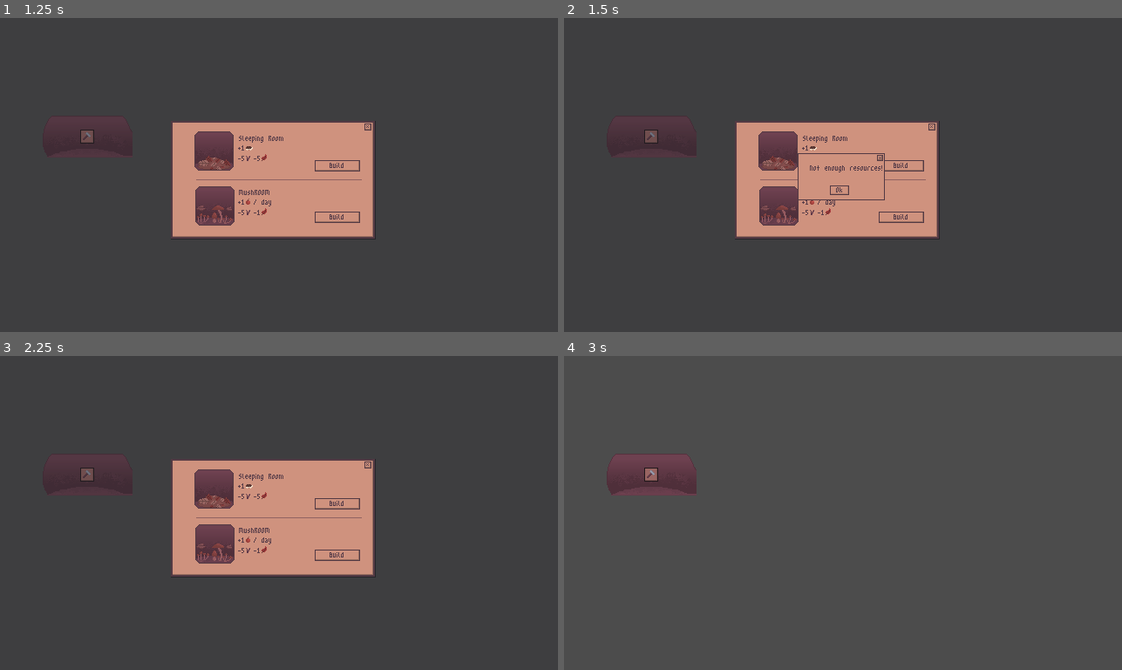
Above: before the commit, frames 1-4 (two rows, left to right).
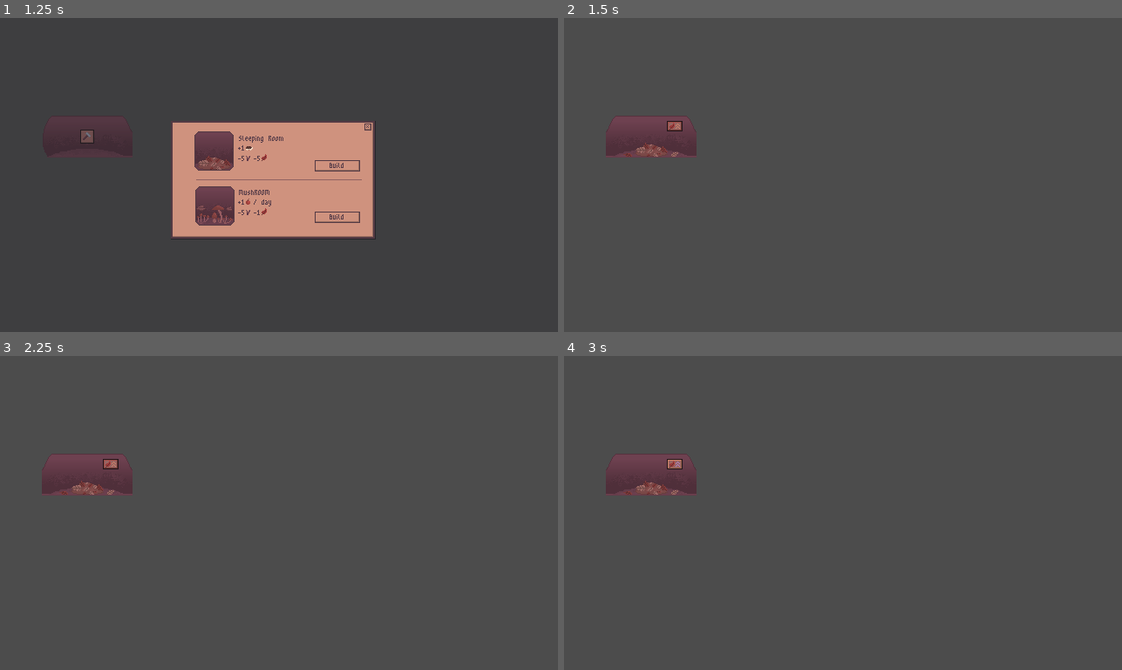
Above: after the commit, the same moments.

Repository: Soleod/G_CozyAutumnGameJam
Game: Godot game, scene res://Scenes/Room/Room.tscn
Two runs of this game, one before a commit and one after it. Both use one fixed random seed, a clock stepped at 60 frames per second and the inputs below. This scene is started directly instead of the project's main scene.
Inputs (mouse positions are in pixels of both pictures, inside the frame that each line leads up to):
- Up to frame 1 (1.25 s): tap Enter at 0.5 s; move the mouse to (89, 137) at 0.52 s; click (89, 137) at 0.67 s; tap Space at 0.77 s
- Up to frame 2 (1.5 s): click "Build" at 1.25 s
- Up to frame 3 (2.25 s): click (273, 528) at 2 s, where only the run before the commit has a clickable "Ok"
- Up to frame 4 (3 s): click (675, 462) at 2.77 s

Frame 1 is identical in both runs. In frame 2, 13% of the frame differs, in the area x 7-68%, y 31-71%; in frame 3, 13%; in frame 4, 0.3%.

Commit message:
Dialog fix and balance 3

Diff:
--- a/Scenes/Dialog.tscn
+++ b/Scenes/Dialog.tscn
@@ -23,6 +23,8 @@
 margin_top = 37.0
 margin_right = 59.0
 margin_bottom = 48.0
+focus_mode = 0
+enabled_focus_mode = 0
 texture_normal = ExtResource( 2 )
 
 [node name="Label" type="Label" parent="Ok"]
@@ -39,6 +41,8 @@
 margin_top = 2.0
 margin_right = 98.0
 margin_bottom = 9.0
+focus_mode = 0
+enabled_focus_mode = 0
 texture_normal = ExtResource( 4 )
 
 [node name="DialogText" type="Label" parent="."]
--- a/Scenes/Expeditions.gd
+++ b/Scenes/Expeditions.gd
@@ -25,8 +25,8 @@
 	expeditionButton.show()
 	match(randi() % 3):
 		0:
-			GameManager.add_sticks((randi() % 9 + 4))
+			GameManager.add_sticks((randi() % 5 + 4))
 		1:
-			GameManager.add_leaves((randi() % 5 + 2))
+			GameManager.add_leaves((randi() % 3 + 2))
 		2:
-			GameManager.add_food((randi() % 21 + 10))
+			GameManager.add_food((randi() % 11 + 10))
--- a/Scenes/GameManager.gd
+++ b/Scenes/GameManager.gd
@@ -21,8 +21,8 @@
 var PauseButton: TextureButton
 
 var food: int = 10
-var sticks: int = 0
-var leaves: int = 0
+var sticks: int = 10
+var leaves: int = 6
 var hedgehogs: int = 1
 
 var hour: int = 2
--- a/Scenes/Room/Room.gd
+++ b/Scenes/Room/Room.gd
@@ -32,7 +32,7 @@
 	outsidePanel = $CanvasLayer/OutsidePanel
 	roomSprite = $Sprite
 	roomShader = roomSprite.material
-	notEnoughResDialog = $CanvasLayer/NotEnoughRes
+	notEnoughResDialog = $CanvasLayer/OutsidePanel/NotEnoughRes
 	upgradeButton = $UpgradeButton
 
 	upgrade1 = load("res://Art/Shroom Room/AddLeaves_1.png")
@@ -114,7 +114,6 @@
 func _on_BuildingPanel_build_room(buildingName):
 
 	var room = getRoomProperties(buildingName)
-	roomType = buildingName
 
 	if GameManager.sticks < room.costSticks:
 		notEnoughResDialog.show()
@@ -127,6 +126,7 @@
 	GameManager.remove_sticks(room.costSticks)
 	GameManager.remove_leaves(room.costLeaves)
 	lodging = room.hedgehogGain
+	roomType = buildingName
 	print("GAIN: " + str(lodging))
 	for x in range(lodging):
 		print("DSADSA")
--- a/Scenes/Room/Room.tscn
+++ b/Scenes/Room/Room.tscn
@@ -339,7 +339,7 @@
 margin_bottom = 48.0
 texture = ExtResource( 12 )
 
-[node name="NotEnoughRes" parent="CanvasLayer" instance=ExtResource( 20 )]
+[node name="NotEnoughRes" parent="CanvasLayer/OutsidePanel" instance=ExtResource( 20 )]
 visible = false
 margin_left = 268.0
 margin_top = 155.0
@@ -347,11 +347,11 @@
 margin_bottom = 209.0
 dialogText = "Not enough resources!"
 
-[node name="TextureRect" parent="CanvasLayer/NotEnoughRes" index="0"]
+[node name="TextureRect" parent="CanvasLayer/OutsidePanel/NotEnoughRes" index="0"]
 margin_right = 100.0
 margin_bottom = 54.0
 
-[node name="DialogText" parent="CanvasLayer/NotEnoughRes" index="3"]
+[node name="DialogText" parent="CanvasLayer/OutsidePanel/NotEnoughRes" index="3"]
 margin_left = 14.0
 margin_top = 9.0
 margin_right = 90.0
@@ -364,4 +364,4 @@
 [connection signal="pressed" from="CanvasLayer/OutsidePanel/BuildingPanel/Button_food" to="CanvasLayer/OutsidePanel/BuildingPanel" method="_on_Button_food_pressed"]
 [connection signal="pressed" from="CanvasLayer/OutsidePanel/BuildingPanel/Close" to="." method="_on_Close_pressed"]
 
-[editable path="CanvasLayer/NotEnoughRes"]
+[editable path="CanvasLayer/OutsidePanel/NotEnoughRes"]
